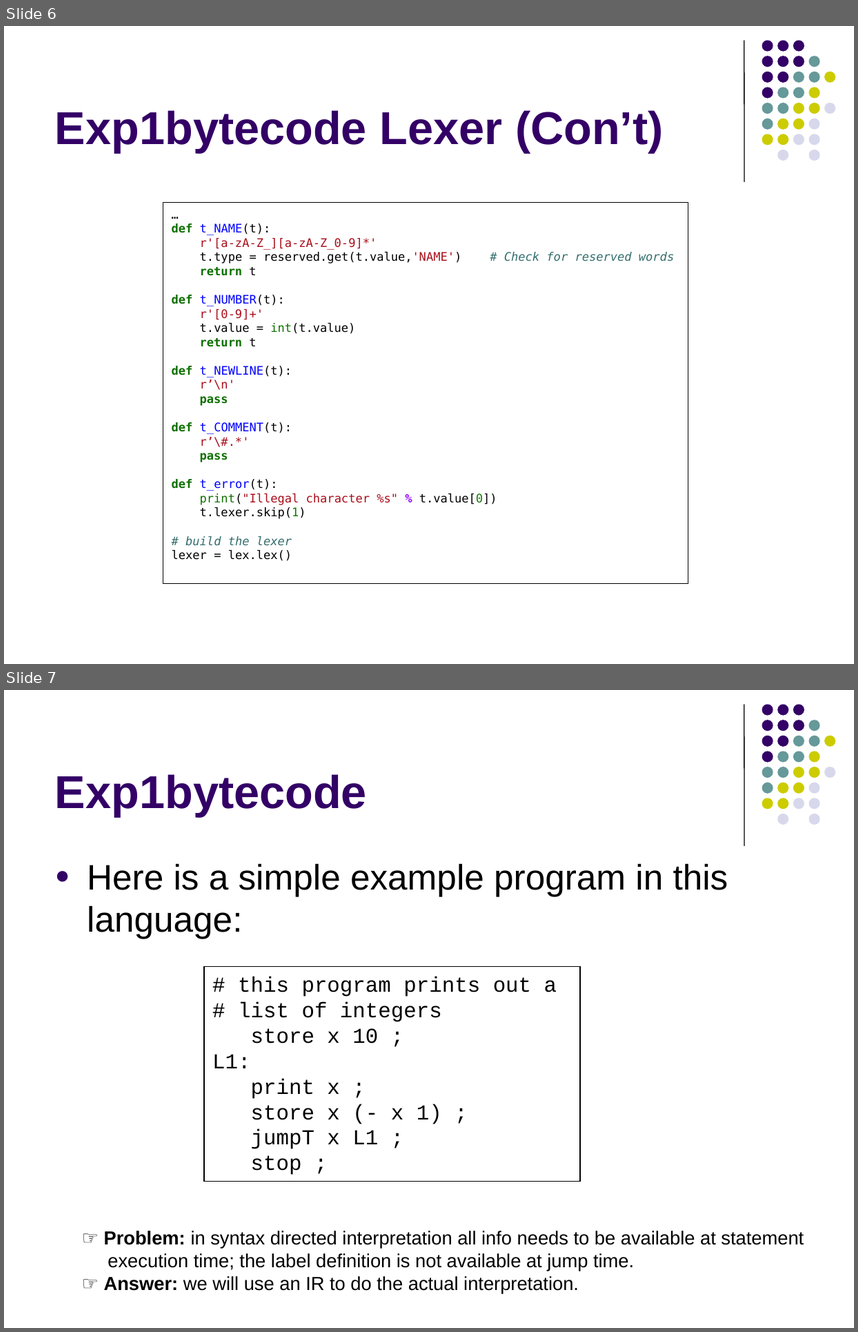
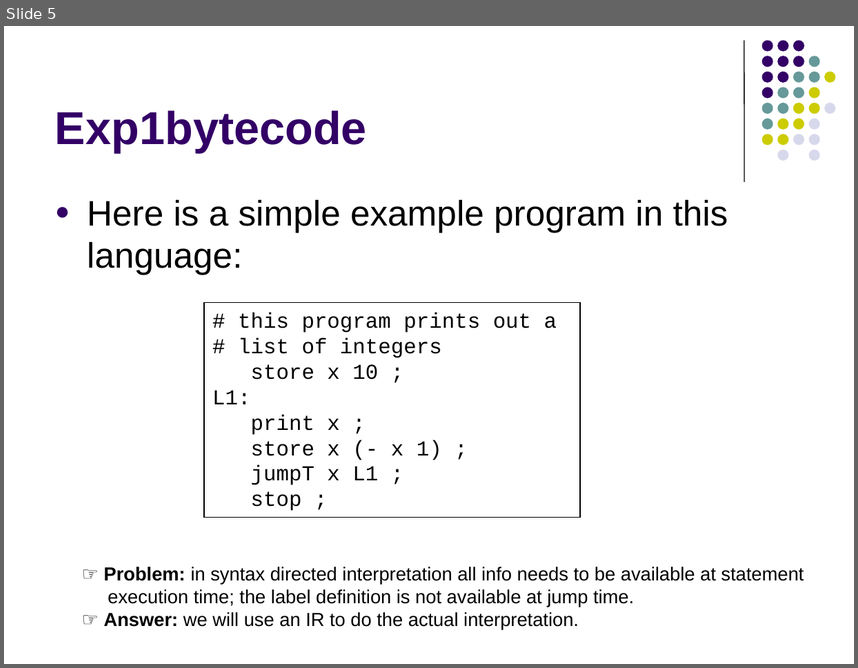
Before and after one commit to lutzhamel/CSC402, a slide deck: notes/csc402-ln005.pptx. Shown one above the other, each under a label of ours: slides 6 and 7 before the commit, slide 5 after it. The pictures are 858x1332 and 858x668 pixels, drawn with LibreOffice and Linux fonts; fonts in the diff are those of the drawing. Boxes give left, top, right and bottom in pixels: in the first picture for what was removed or moved away, otherwise in the second. Text is boxed around its words. In the diff, an @@ line names an element or a change of style, - is before the commit and + after.

```diff
--- a/notes/csc402-ln005.pptx
+++ b/notes/csc402-ln005.pptx
@@ slide 6 removed at [4,26,854,664], background #FFFFFF; not listed: 32 template elements that a slide beside it also shows @@
@@ title removed at [55,110,664,152] @@
-Exp1bytecode Lexer (Con’t)
@@ rectangle removed at [163,203,688,584] @@
-…
-def t_NAME(t):
-r'[a-zA-Z_][a-zA-Z_0-9]*'
-t.type = reserved.get(t.value,'NAME') # Check for reserved words
-return t
-def t_NUMBER(t):
-r'[0-9]+'
-t.value = int(t.value)
-return t
-def t_NEWLINE(t):
-r’\n'
-pass
-def t_COMMENT(t):
-r’\#.*'
-pass
-def t_error(t):
-print("Illegal character %s" % t.value[0])
-t.lexer.skip(1)
-# build the lexer
-lexer = lex.lex()
@@ what was slide 7 is now slide 5 @@
```
Also in this commit, not shown: 11 slides changed, 10 slides added, 8 other slides removed, 3 other files.
